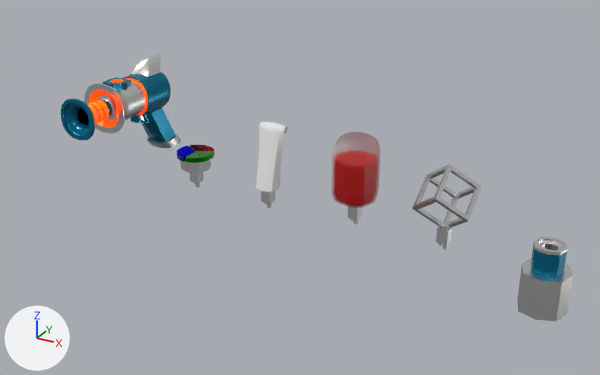
Before and after pictures for a commit that changed the Blender file Assets/Objects/Raygun.blend.
The view is the same before and after, from a 50 mm lens placed at (31.4, -35.7, 18.8), pointed at (12.3, -1.1, 1.5). Lighting does not change. The marker at lower left points along +X, +Y and +Z.
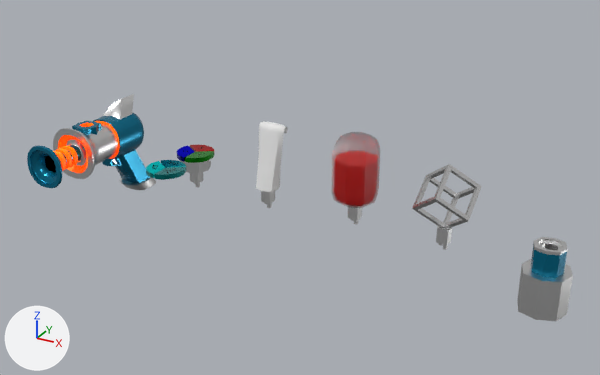
Commit message: Raygun Updates

Boxes [x1, y1, x2, y2] around the edits, measured in the pictures (600 x 375 px):
'Cylinder', mesh moved
    before: [61, 54, 181, 148]
    after: [27, 94, 156, 190]
'Cylinder.007', added
    after: [146, 160, 186, 180]

Diff of the bpy script that builds the scene:
```diff
--- a/Assets/Objects/Raygun.blend.py
+++ b/Assets/Objects/Raygun.blend.py
@@ me_cylinder @@
 me_cylinder.from_pydata(...)  # 899 vertices, 901 faces; spans x -1.46..1.46, y 0.16..5.96, z -4.85..3.88
 # used by ob_cylinder; location = (0.0, 0.0, 0.0); rotation_euler = (1.571, 0.0, 0.0), in degrees (90, 0, 0)
+# me_cylinder part 1: the whole mesh is moved by (0.0, -1.8, 2.77)
 me_cylinder.materials.append(mat_material_001)
@@ me_cylinder_007 @@
+me_cylinder_007.from_pydata(...)  # 76 vertices, 44 faces; spans x -1.05..1.05, y -0.14..0.14, z -1.07..1.06
+me_cylinder_007.polygons.foreach_set('use_smooth', [True] * 44)
+me_cylinder_007.materials.append(mat_sizerlabels)
@@ ob_cylinder_007 @@
+ob_cylinder_007 = bpy.data.objects.new('Cylinder.007', me_cylinder_007)
+ob_cylinder_007.location = (5.0, -2.72, 1.66)
+ob_cylinder_007.rotation_euler = (1.571, 0.0, 0.0)  # degrees (90, 0, 0)
```
